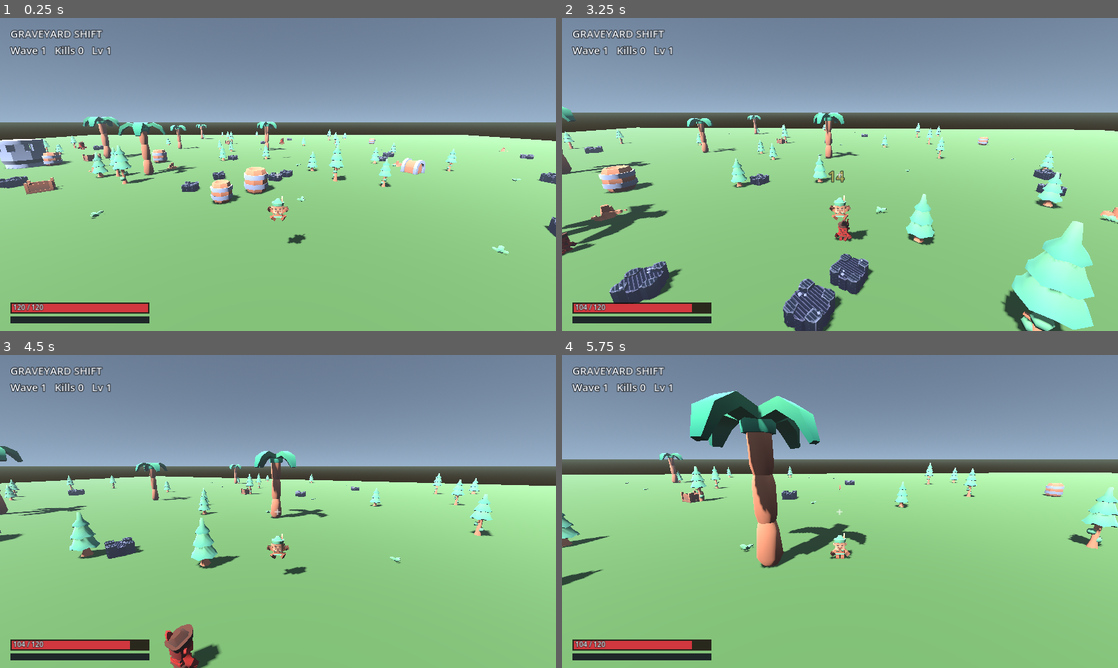
Above: before the commit, frames 1-4 (two rows, left to right).
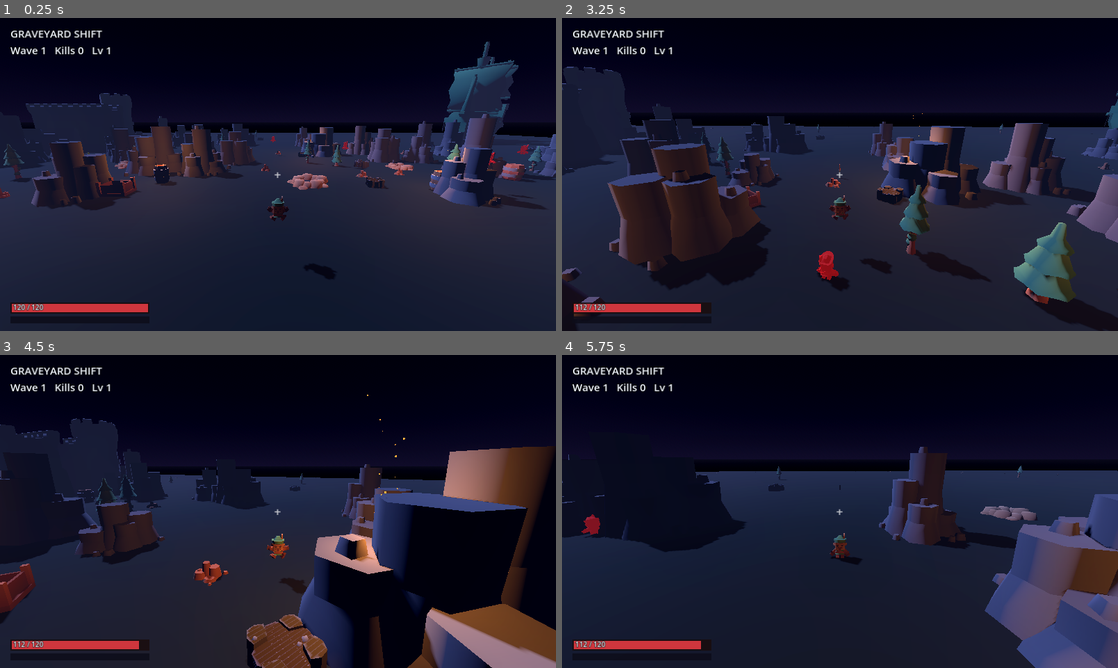
Above: after the commit, the same moments.

Repository: BVTECHLLC/Pulse
Game: Godot game, scene res://scenes/Main.tscn
The game is run twice, just before and just after one commit, with the same random seed, the same clock (stepped at 60 frames per second) and the same inputs.
Inputs (mouse positions are in pixels of both pictures, inside the frame that each line leads up to):
- Up to frame 1 (0.25 s): no input
- Up to frame 2 (3.25 s): move the mouse to (867, 174) at 0.52 s; hold W from 0.53 s (still down); click (867, 174) at 0.67 s; tap Space at 0.77, 1.52, 3.02 s; move the mouse to (812, 174) at 1.27 s; move the mouse to (851, 168) at 2.02 s; move the mouse to (834, 180) at 2.77 s; click (834, 180) at 2.92 s
- Up to frame 3 (4.5 s): keep holding W; move the mouse to (316, 514) at 3.52 s; tap Space at 3.77 s; move the mouse to (233, 508) at 4.27 s
- Up to frame 4 (5.75 s): keep holding W; tap Space at 4.52 s; move the mouse to (845, 511) at 5.02 s; click (845, 511) at 5.17 s

The runs differ from the first frame. In frame 1, 99% of the frame differs, in the area x 0-100%, y 0-100%; in frame 2, 98%; in frame 3, 99%; in frame 4, 99%.

Commit message:
Graveyard Shift: re-skin the 3D scene as a moonlit graveyard
Match the game's name with a spooky night atmosphere:
- Moonlit directional light + dark procedural night sky, thick blue
  fog, and a touch of bloom.
- Dark graveyard turf.
- Rows of upright/stretched rocks as headstones (arena center kept
  clear), open graves, loose rubble.
- Iron churchyard fence ring (with a gate gap), a ruined crypt built
  from castle gate/walls + a tower, and a beached ghost ship landmark.
- Flickering torch braziers with rising ember particles for warm pools
  of light + atmosphere.
- Husks now glow faintly demonic-red (emission) so they read at night.

All CC0 Kenney meshes; validated headless + rendered under software GL.

Co-Authored-By: Claude Opus 4.8 <noreply@anthropic.com>
Claude-Session: https://claude.ai/code/session_01CJD2Kg1o8mxNhs1cARgnbC

Diff:
--- a/opspilot/games/graveyard-shift-godot/scripts/enemy.gd
+++ b/opspilot/games/graveyard-shift-godot/scripts/enemy.gd
@@ -4,6 +4,7 @@
 # player + reports the kill to the game when it dies.
 
 const GRAVITY := 20.0
+const HUSK_COL := Color(0.82, 0.18, 0.16)  # demonic red; glows faintly at night
 
 var game: Node3D
 var max_hp := 24.0
@@ -45,8 +46,11 @@
 				m = base.duplicate()
 			else:
 				m = StandardMaterial3D.new()
-			# menacing dark-red tint so husks read as enemies, not the hero
-			m.albedo_color = Color(0.85, 0.28, 0.28)
+			# menacing red tint + faint self-glow so husks read at night
+			m.albedo_color = HUSK_COL
+			m.emission_enabled = true
+			m.emission = Color(0.55, 0.06, 0.05)
+			m.emission_energy_multiplier = 1.0
 			mi.set_surface_override_material(i, m)
 			_mats.append(m)
 	for c in node.get_children():
@@ -56,7 +60,7 @@
 	touch_cd = max(0.0, touch_cd - delta)
 	if flash > 0.0:
 		flash = max(0.0, flash - delta * 4.0)
-		var c := Color(0.85, 0.28, 0.28).lerp(Color(1, 1, 1), flash)
+		var c := HUSK_COL.lerp(Color(1, 1, 1), flash)
 		for m in _mats:
 			m.albedo_color = c
 
--- a/opspilot/games/graveyard-shift-godot/scripts/game.gd
+++ b/opspilot/games/graveyard-shift-godot/scripts/game.gd
@@ -14,6 +14,7 @@
 var spawn_timer := 0.0
 var enemies: Array = []
 var _frame := 0  # dev-only: used by the `--shot` screenshot helper below
+var _torches: Array = []  # flickering omni lights, animated in _process
 
 func _ready() -> void:
 	rng.randomize()
@@ -24,60 +25,109 @@
 		_spawn_enemy()
 
 func _build_environment() -> void:
-	# --- lighting + sky ---
-	var sun := DirectionalLight3D.new()
-	sun.rotation_degrees = Vector3(-52, -38, 0)
-	sun.light_energy = 1.25
-	sun.shadow_enabled = true
-	add_child(sun)
+	# --- moonlit night ---
+	var moon := DirectionalLight3D.new()
+	moon.rotation_degrees = Vector3(-46, -120, 0)
+	moon.light_color = Color(0.62, 0.70, 0.98)  # cold moonlight
+	moon.light_energy = 0.6
+	moon.shadow_enabled = true
+	add_child(moon)
 
 	var we := WorldEnvironment.new()
 	var env := Environment.new()
 	env.background_mode = Environment.BG_SKY
 	var sky := Sky.new()
 	var sky_mat := ProceduralSkyMaterial.new()
-	sky_mat.sky_horizon_color = Color(0.6, 0.7, 0.8)
-	sky_mat.ground_horizon_color = Color(0.4, 0.45, 0.4)
+	sky_mat.sky_top_color = Color(0.015, 0.02, 0.06)
+	sky_mat.sky_horizon_color = Color(0.09, 0.08, 0.17)
+	sky_mat.ground_bottom_color = Color(0.02, 0.02, 0.04)
+	sky_mat.ground_horizon_color = Color(0.07, 0.07, 0.12)
 	sky.sky_material = sky_mat
 	env.sky = sky
 	env.ambient_light_source = Environment.AMBIENT_SOURCE_SKY
-	env.ambient_light_energy = 0.5
+	env.ambient_light_energy = 0.32
+	env.ambient_light_color = Color(0.32, 0.36, 0.55)
+	# thick spooky fog
 	env.fog_enabled = true
-	env.fog_density = 0.004
-	env.fog_light_color = Color(0.6, 0.68, 0.75)
+	env.fog_light_color = Color(0.16, 0.18, 0.30)
+	env.fog_density = 0.016
+	env.fog_sky_affect = 0.5
+	# a touch of bloom on the torches/moon
+	env.glow_enabled = true
+	env.glow_intensity = 0.5
+	env.glow_bloom = 0.1
 	we.environment = env
 	add_child(we)
 
-	# --- ground (big grassy plane with collision) ---
+	# --- ground (dark graveyard turf) ---
 	var ground := StaticBody3D.new()
 	var gm := MeshInstance3D.new()
 	var plane := PlaneMesh.new()
-	plane.size = Vector2(140, 140)
+	plane.size = Vector2(170, 170)
 	var mat := StandardMaterial3D.new()
-	mat.albedo_color = Color(0.34, 0.5, 0.26)
+	mat.albedo_color = Color(0.11, 0.15, 0.12)
+	mat.roughness = 1.0
 	plane.material = mat
 	gm.mesh = plane
 	ground.add_child(gm)
 	var gcol := CollisionShape3D.new()
 	var gbox := BoxShape3D.new()
-	gbox.size = Vector3(140, 0.4, 140)
+	gbox.size = Vector3(170, 0.4, 170)
 	gcol.shape = gbox
 	gcol.position.y = -0.2
 	ground.add_child(gcol)
 	add_child(ground)
 
-	# --- scatter the CC0 props into a little wilderness ---
-	_scatter("res://assets/forest/tree.glb", 46, 8.0, 64.0)
-	_scatter("res://assets/forest/tree-high.glb", 30, 8.0, 64.0)
-	_scatter("res://assets/forest/rocks-low.glb", 22, 6.0, 60.0)
-	_scatter("res://assets/forest/rocks-high.glb", 12, 10.0, 60.0)
-	_scatter("res://assets/forest/plant.glb", 40, 4.0, 60.0)
-	_scatter("res://assets/forest/stones.glb", 18, 5.0, 55.0)
-	_scatter("res://assets/pirate/barrel.glb", 10, 5.0, 45.0)
-	_scatter("res://assets/pirate/crate.glb", 8, 5.0, 45.0)
-	_scatter("res://assets/pirate/chest.glb", 4, 8.0, 40.0)
-	_scatter("res://assets/pirate/palm-straight.glb", 14, 12.0, 62.0)
-	_scatter("res://assets/pirate/tower-watch.glb", 3, 20.0, 55.0)
+	_build_graveyard()
+
+func _build_graveyard() -> void:
+	# --- tombstone rows (upright rocks read as headstones) ---
+	var stones := [
+		"res://assets/pirate/rocks-a.glb", "res://assets/pirate/rocks-b.glb",
+		"res://assets/pirate/rocks-c.glb", "res://assets/forest/stones.glb",
+	]
+	for gx in range(-6, 7):
+		for gz in range(-6, 7):
+			if abs(gx) <= 1 and abs(gz) <= 1:
+				continue  # keep the arena center clear
+			if rng.randf() > 0.6:
+				continue
+			var p = load(stones[rng.randi() % stones.size()]).instantiate()
+			p.position = Vector3(gx * 6.0 + rng.randf_range(-1.3, 1.3), 0.0, gz * 6.0 + rng.randf_range(-1.3, 1.3))
+			p.rotation.y = rng.randf_range(-0.22, 0.22) + (PI if rng.randf() < 0.3 else 0.0)
+			var s := rng.randf_range(0.8, 1.2)
+			p.scale = Vector3(s, s * rng.randf_range(1.0, 1.6), s)  # stretched = headstone
+			add_child(p)
+
+	# --- bare trees looming at the edges ---
+	_scatter("res://assets/forest/tree-high.glb", 26, 16.0, 78.0)
+	_scatter("res://assets/forest/tree.glb", 18, 16.0, 78.0)
+
+	# --- open graves, loose rubble, and loot ---
+	_scatter("res://assets/pirate/hole.glb", 7, 8.0, 52.0)
+	_scatter("res://assets/forest/rocks-low.glb", 14, 10.0, 60.0)
+	_scatter("res://assets/pirate/barrel.glb", 7, 8.0, 56.0)
+	_scatter("res://assets/pirate/crate.glb", 6, 8.0, 56.0)
+	_scatter("res://assets/pirate/chest.glb", 5, 10.0, 52.0)
+
+	# --- iron churchyard fence (with a gate gap) ---
+	_fence_ring("res://assets/forest/fence.glb", 80.0, 60)
+
+	# --- ruined crypt landmark ---
+	_crypt(Vector3(-34, 0, -30))
+
+	# --- a beached ghost ship, half-swallowed by fog ---
+	var ghost = load("res://assets/pirate/ship-ghost.glb").instantiate()
+	ghost.position = Vector3(48, 0, -46)
+	ghost.rotation.y = -0.9
+	ghost.scale = Vector3(2.2, 2.2, 2.2)
+	add_child(ghost)
+
+	# --- torches for warm pools of light + atmosphere ---
+	for t in [Vector3(-9, 0, -9), Vector3(11, 0, -7), Vector3(-6, 0, 13),
+			Vector3(15, 0, 15), Vector3(-22, 0, 3), Vector3(5, 0, -23),
+			Vector3(24, 0, 6), Vector3(-14, 0, 22)]:
+		_torch(t)
 
 func _scatter(path: String, count: int, min_r: float, max_r: float) -> void:
 	var ps := load(path)
@@ -92,6 +142,77 @@
 		var s := rng.randf_range(0.9, 1.3)
 		n.scale = Vector3(s, s, s)
 		add_child(n)
+
+func _fence_ring(path: String, radius: float, count: int) -> void:
+	var ps := load(path)
+	if ps == null:
+		return
+	for i in count:
+		var a := TAU * float(i) / float(count)
+		if a > 2.95 and a < 3.45:
+			continue  # leave a gap for the gate
+		var n = ps.instantiate()
+		n.position = Vector3(cos(a) * radius, 0.0, sin(a) * radius)
+		n.rotation.y = a + PI / 2.0
+		add_child(n)
+
+func _crypt(center: Vector3) -> void:
+	# a small ruined stone structure built from castle pieces
+	var gate = load("res://assets/pirate/castle-gate.glb").instantiate()
+	gate.position = center
+	gate.scale = Vector3(1.7, 1.7, 1.7)
+	add_child(gate)
+	for o in [Vector3(-4.5, 0, 0), Vector3(4.5, 0, 0), Vector3(0, 0, -4.5)]:
+		var w = load("res://assets/pirate/castle-wall.glb").instantiate()
+		w.position = center + o
+		w.rotation.y = rng.randf_range(-0.12, 0.12)
+		w.scale = Vector3(1.7, 1.7, 1.7)
+		add_child(w)
+	var tower = load("res://assets/pirate/tower-complete-small.glb").instantiate()
+	tower.position = center + Vector3(0, 0, -9)
+	tower.scale = Vector3(1.5, 1.5, 1.5)
+	add_child(tower)
+
+func _torch(pos: Vector3) -> void:
+	# warm flickering light + a brazier + rising embers
+	var light := OmniLight3D.new()
+	light.light_color = Color(1.0, 0.58, 0.24)
+	light.light_energy = 2.4
+	light.omni_range = 16.0
+	light.position = pos + Vector3(0, 2.6, 0)
+	add_child(light)
+	_torches.append(light)
+
+	var post = load("res://assets/pirate/barrel.glb").instantiate()
+	post.position = pos
+	post.scale = Vector3(0.8, 1.1, 0.8)
+	add_child(post)
+
+	var p := GPUParticles3D.new()
+	var pm := ParticleProcessMaterial.new()
+	pm.direction = Vector3(0, 1, 0)
+	pm.spread = 18.0
+	pm.initial_velocity_min = 0.7
+	pm.initial_velocity_max = 1.6
+	pm.gravity = Vector3(0, 0.6, 0)
+	pm.scale_min = 0.08
+	pm.scale_max = 0.22
+	pm.color = Color(1.0, 0.55, 0.2)
+	p.process_material = pm
+	var em := SphereMesh.new()
+	em.radius = 0.09
+	em.height = 0.18
+	var emmat := StandardMaterial3D.new()
+	emmat.emission_enabled = true
+	emmat.emission = Color(1.0, 0.6, 0.2)
+	emmat.albedo_color = Color(1.0, 0.6, 0.2)
+	em.material = emmat
+	p.draw_pass_1 = em
+	p.amount = 18
+	p.lifetime = 1.3
+	p.position = pos + Vector3(0, 2.5, 0)
+	add_child(p)
+	p.emitting = true
 
 func _spawn_player() -> void:
 	player = CharacterBody3D.new()
@@ -120,6 +241,13 @@
 	hud.build()
 
 func _process(delta: float) -> void:
+	# flicker the torches for a restless, candlelit feel
+	var tnow := Time.get_ticks_msec() * 0.001
+	for i in _torches.size():
+		var t = _torches[i]
+		if is_instance_valid(t):
+			t.light_energy = 2.3 + sin(tnow * 9.0 + i * 1.7) * 0.35 + rng.randf_range(-0.18, 0.18)
+
 	# cull dead enemy refs
 	enemies = enemies.filter(func(e): return is_instance_valid(e))
 	spawn_timer -= delta
